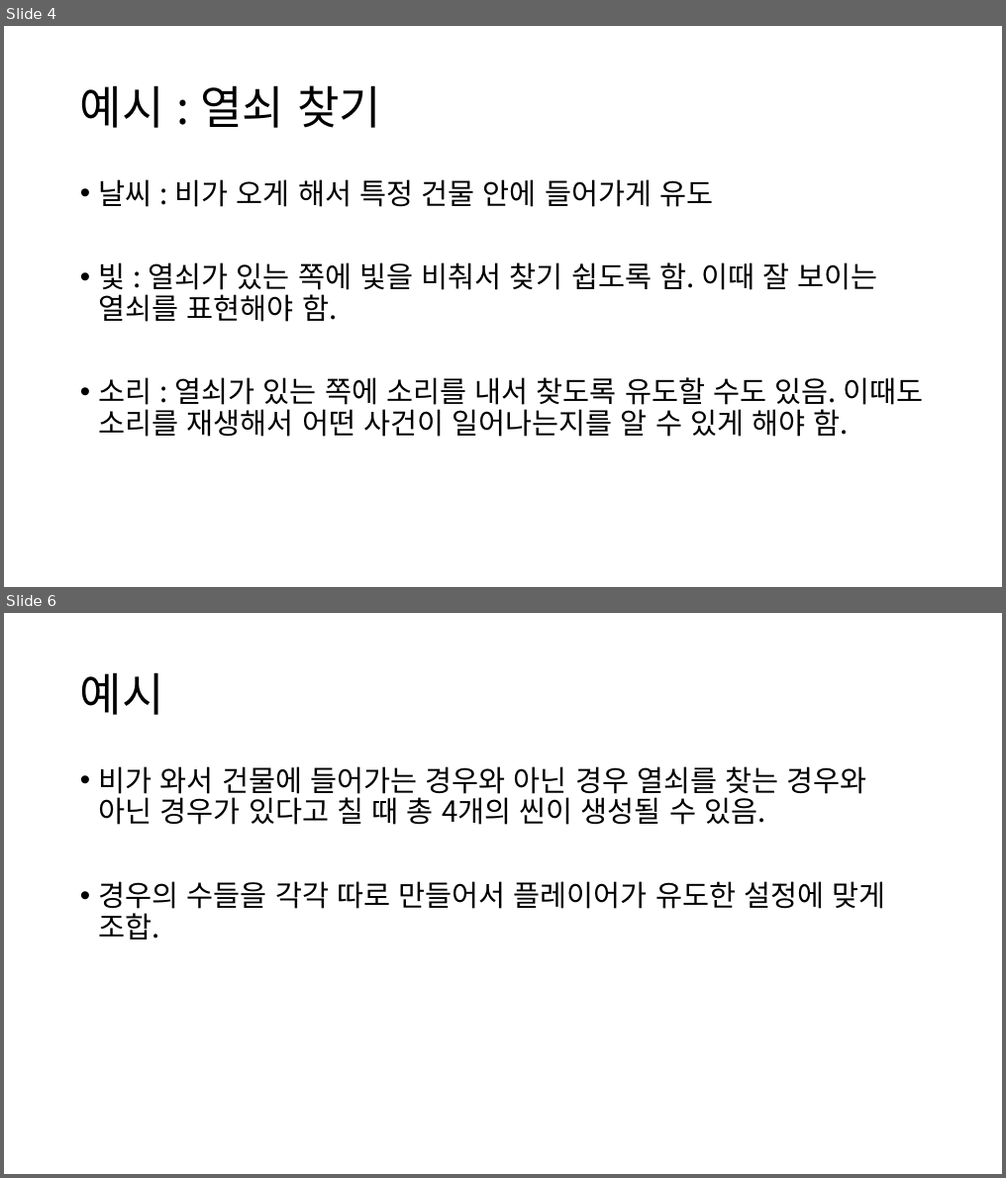
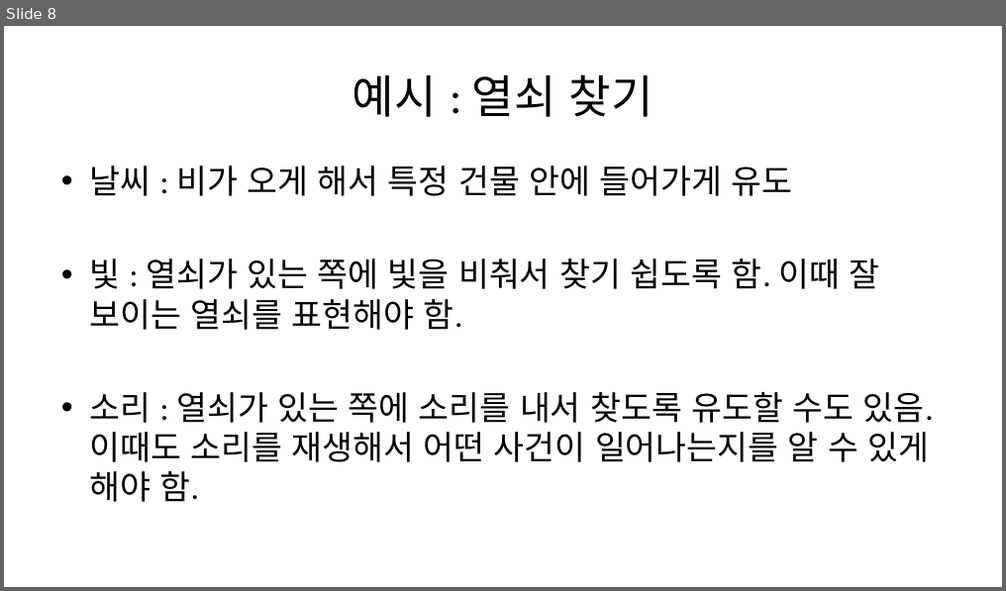
Before and after one commit to Penguin-God/Human_Doll_Play, a slide deck: 기획/문서/유도 시스템.pptx. Shown one above the other, each under a label of ours: slides 4 and 6 before the commit, slide 8 after it; the slides between them are not shown. The pictures are 1006x1178 and 1006x591 pixels, drawn with LibreOffice and Linux fonts; fonts in the diff are those of the drawing. Boxes give left, top, right and bottom in pixels: in the first picture for what was removed or moved away, otherwise in the second. Text is boxed around its words. In the diff, an @@ line names an element or a change of style, - is before the commit and + after.

```diff
--- a/기획/문서/유도 시스템.pptx
+++ b/기획/문서/유도 시스템.pptx
@@ slide 6 removed at [4,613,1002,1174], background #FFFFFF @@
@@ title removed at [80,672,164,715] @@
-예시
@@ text removed at [99,766,886,940] @@
-• 비가 와서 건물에 들어가는 경우와 아닌 경우 열쇠를 찾는 경우와 아닌 경우가 있다고 칠 때 총 4개의 씬이 생성될 수 있음.
-• 경우의 수들을 각각 따로 만들어서 플레이어가 유도한 설정에 맞게 조합.
@@ what was slide 4 is now slide 8 @@
@@ slide 8 changed as well @@
@@ title "예시 : 열쇠 찾기": place and size @@
-title "예시 : 열쇠 찾기" at [80,85,381,128]
+title "예시 : 열쇠 찾기" at [352,75,653,117]
@@ title "예시 : 열쇠 찾기" at [352,75,653,117]: font Noto Sans CJK KR to Calibri; alignment left to centre; line spacing 0.9 to 1 @@
@@ text "날씨 : 비가 오게 해서 ...": place and size @@
-text "날씨 : 비가 오게 해서 ..." at [99,179,923,437]
+text "날씨 : 비가 오게 해서 ..." at [89,166,934,502]
@@ text "날씨 : 비가 오게 해서 ..." at [89,166,934,502]: size 28 to 32 pt, font Noto Sans CJK KR to Calibri; indent changed; line spacing 0.9 to 1; less space between paragraphs @@
```
Also in this commit, not shown: 5 other slides changed, 5 slides added, 1 other slide removed, 4 other files.
